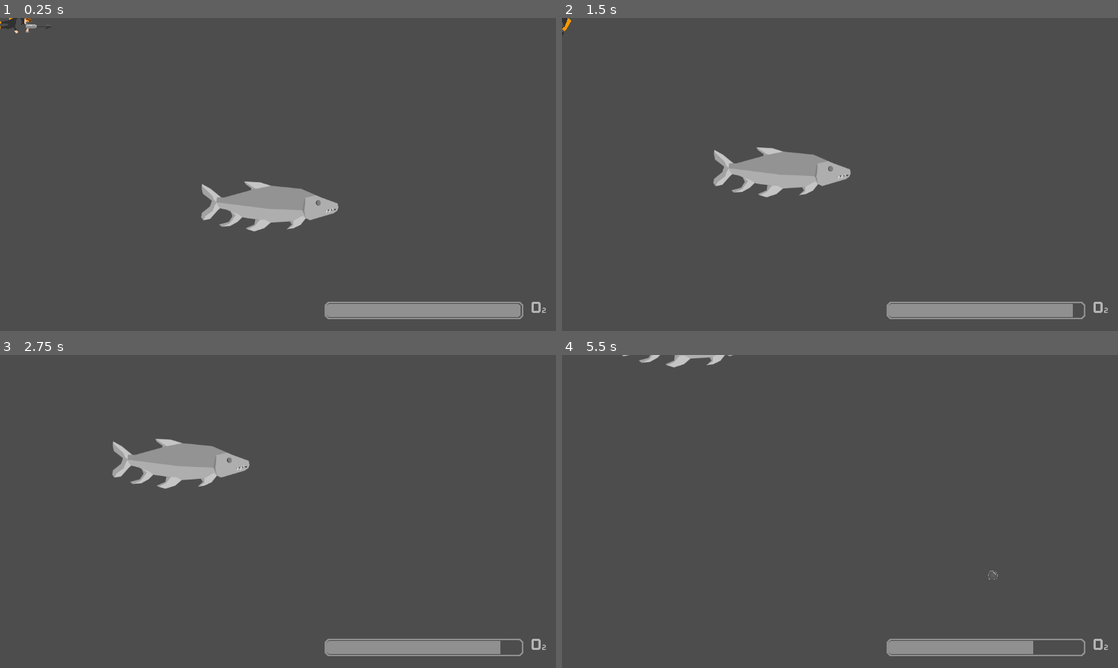
Above: before the commit, frames 1-4 (two rows, left to right).
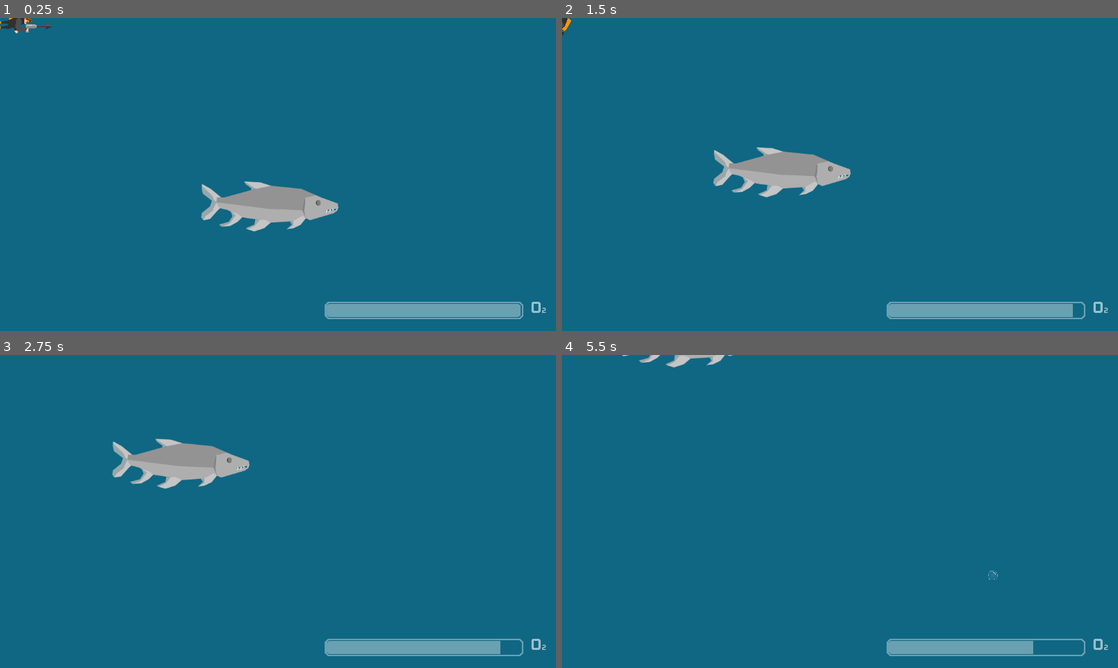
Above: after the commit, the same moments.

Repository: c1ayer/Game-Jam-Jan-2025
Game: Godot game, scene res://scenes/Game.tscn
Two runs of this game, one before a commit and one after it. Both use one fixed random seed, a clock stepped at 60 frames per second and the inputs below.
Inputs:
- Up to frame 1 (0.25 s): no input
- Up to frame 2 (1.5 s): hold D (move_right) 0.53-1.28 s; hold Space (shoot) 0.53-1.28 s; hold S (move_down) from 1.28 s (still down); tap Space (shoot) at 1.35 s
- Up to frame 3 (2.75 s): release S (move_down) at 2.03 s; hold D (move_right) from 2.03 s (still down); hold Space (shoot) from 2.03 s (still down)
- Up to frame 4 (5.5 s): release D (move_right) at 2.78 s; release Space (shoot) at 2.78 s; hold W (move_up) 2.78-3.53 s; tap Space (shoot) at 2.85, 4.35 s; hold Space (shoot) 3.53-4.28 s; hold A (move_left) 3.53-5.03 s; hold S (move_down) from 5.03 s (still down); hold Space (shoot) from 5.03 s (still down)

The runs differ from the first frame. In frame 1, 98% of the frame differs, in the area x 0-100%, y 0-100%; in frame 2, 98%; in frame 3, 98%; in frame 4, 100%.

Commit message:
Change Background Color

Diff:
--- a/michael-bubble/project.godot
+++ b/michael-bubble/project.godot
@@ -46,3 +46,7 @@
 "events": [Object(InputEventKey,"resource_local_to_scene":false,"resource_name":"","device":-1,"window_id":0,"alt_press …(191 unchanged characters)…
 ]
 }
+
+[rendering]
+
+environment/defaults/default_clear_color=Color(0.0588235, 0.403922, 0.513726, 1)
